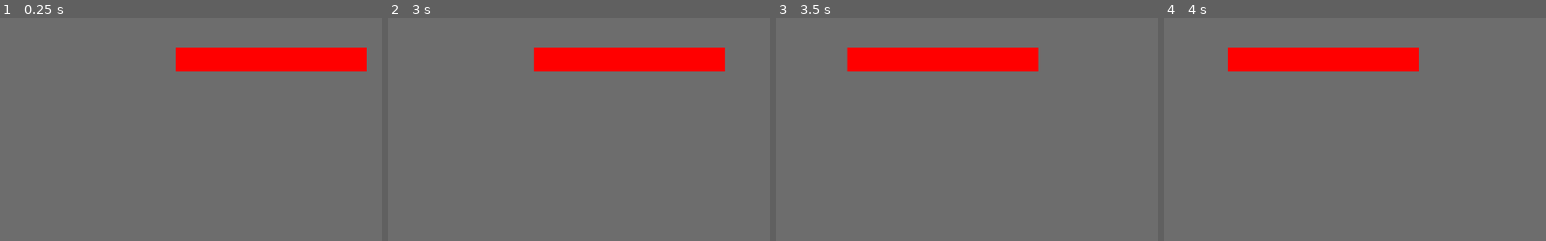
Above: before the commit, frames 1-4 (left to right).
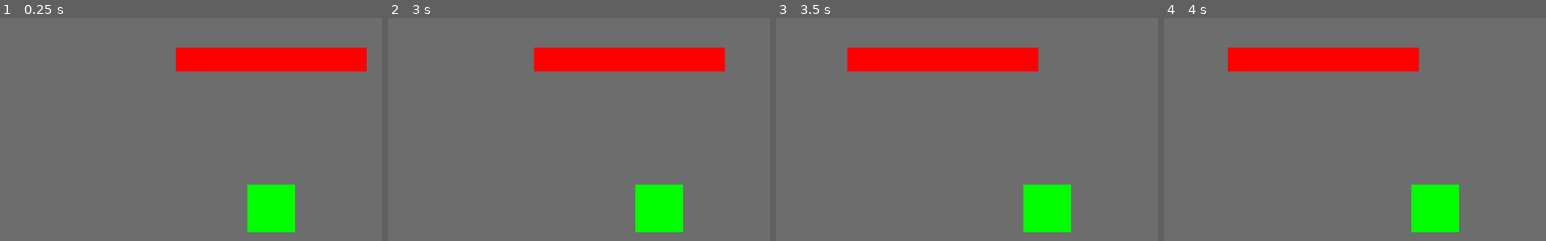
Above: after the commit, the same moments.

Repository: lswgamer/VOSES-Multiplayer
Game: Godot game, scene res://Scenes/Level.tscn
Two runs of this game, one before a commit and one after it. Both use one fixed random seed, a clock stepped at 60 frames per second and the inputs below.
Inputs:
- Up to frame 1 (0.25 s): no input
- Up to frame 2 (3 s): tap Enter at 0.5 s; hold Right (lower_right) 0.53-1.28 s; hold Left (lower_left) 1.28-2.03 s; hold Right (lower_right) 2.03-2.78 s; hold A (upper_left) from 2.78 s (still down)
- Up to frame 3 (3.5 s): keep holding A (upper_left)
- Up to frame 4 (4 s): release A (upper_left) at 3.53 s; hold Left (lower_left) from 3.53 s (still down)
The pictures show only the part of the screen within x 14-64%, y 0-50%; the shares and areas given below are measured in that part.

The runs differ from the first frame. In frame 1, 2.7% of the frame differs, in the area x 64-78%, y 74-97%; in frame 2, 2.7%; in frame 3, 2.7%; in frame 4, 2.7%.

Commit message:
Add Basic Scenes for Ball and Block

Diff:
--- /dev/null
+++ b/Breakout/Ball.tscn
@@ -0,0 +1,14 @@
+[gd_scene load_steps=3 format=2]
+
+[ext_resource path="res://Assets/ball.png" type="Texture" id=1]
+
+[sub_resource type="CircleShape2D" id=1]
+radius = 16.0
+
+[node name="Node2D" type="Area2D"]
+
+[node name="Sprite" type="Sprite" parent="."]
+texture = ExtResource( 1 )
+
+[node name="CollisionShape2D" type="CollisionShape2D" parent="."]
+shape = SubResource( 1 )
--- a/Breakout/Scenes/Bar.tscn
+++ b/Breakout/Scenes/Bar.tscn
@@ -9,8 +9,8 @@
 [node name="Bar" type="Area2D"]
 script = ExtResource( 1 )
 
+[node name="Sprite" type="Sprite" parent="."]
+texture = ExtResource( 2 )
+
 [node name="CollisionShape2D" type="CollisionShape2D" parent="."]
 shape = SubResource( 1 )
-
-[node name="Sprite" type="Sprite" parent="."]
-texture = ExtResource( 2 )
--- /dev/null
+++ b/Breakout/Scenes/Block.tscn
@@ -0,0 +1,14 @@
+[gd_scene load_steps=3 format=2]
+
+[ext_resource path="res://Assets/block.png" type="Texture" id=1]
+
+[sub_resource type="RectangleShape2D" id=1]
+extents = Vector2( 32, 32 )
+
+[node name="Node2D" type="Area2D"]
+
+[node name="Sprite" type="Sprite" parent="."]
+texture = ExtResource( 1 )
+
+[node name="CollisionShape2D" type="CollisionShape2D" parent="."]
+shape = SubResource( 1 )
--- a/Breakout/Scenes/Level.tscn
+++ b/Breakout/Scenes/Level.tscn
@@ -1,6 +1,7 @@
-[gd_scene load_steps=2 format=2]
+[gd_scene load_steps=3 format=2]
 
 [ext_resource path="res://Scenes/Bar.tscn" type="PackedScene" id=1]
+[ext_resource path="res://Scenes/Block.tscn" type="PackedScene" id=2]
 
 [node name="Level" type="Node2D"]
 
@@ -15,3 +16,6 @@
 [node name="Upper_Bar" parent="." instance=ExtResource( 1 )]
 position = Vector2( 512, 56 )
 id = 2
+
+[node name="Node2D" parent="." instance=ExtResource( 2 )]
+position = Vector2( 512, 256 )
--- a/Breakout/Scripts/Bar.gd
+++ b/Breakout/Scripts/Bar.gd
@@ -13,10 +13,8 @@
 	var velocity = Vector2()
 	if Input.is_action_pressed("lower_right") and (id == 1):
 		velocity.x += 1
-		#print("ok right")
 	elif Input.is_action_pressed("lower_left") and (id == 1):
 		velocity.x -= 1
-		#print("ok left")
 	elif Input.is_action_pressed("upper_right") and (id == 2):
 		velocity.x += 1
 	elif Input.is_action_pressed("upper_left") and (id == 2):
Binary file changed: Breakout/Assets/ball.png
Binary file changed: Breakout/Assets/block.png
